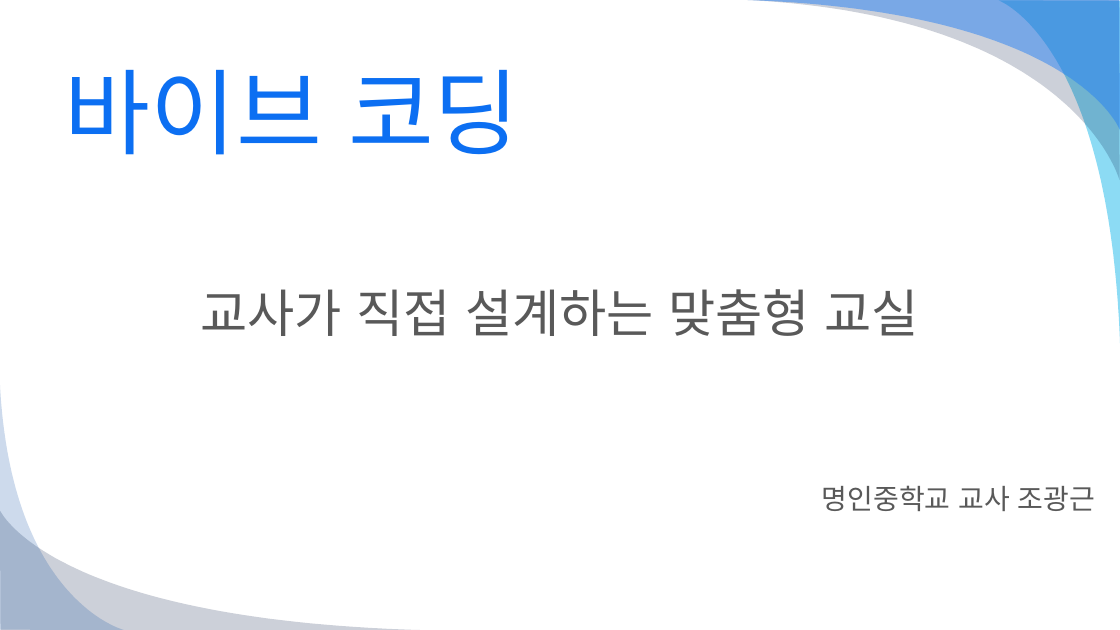
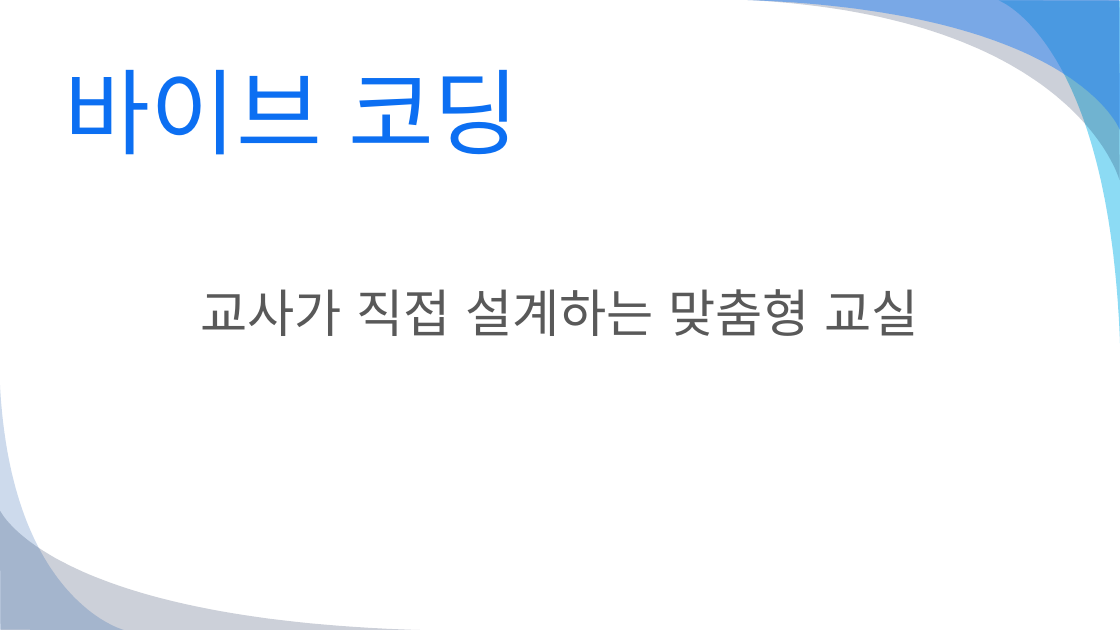
Before and after one commit to Hydrocho/VibeCoding_Basic, a slide deck: slide 1 of 바이브 코딩.pptx. Drawn at 1120x630 pixels with LibreOffice and Linux fonts; fonts in the diff are those of the drawing. Boxes give left, top, right and bottom in pixels: in the first picture for what was removed or moved away, otherwise in the second. Text is boxed around its words. In the diff, an @@ line names an element or a change of style, - is before the commit and + after.

```diff
--- a/바이브 코딩.pptx
+++ b/바이브 코딩.pptx
@@ text removed at (822, 485, 1095, 511) @@
-명인중학교 교사 조광근
```
Also in this commit, not shown: 3 other files.
